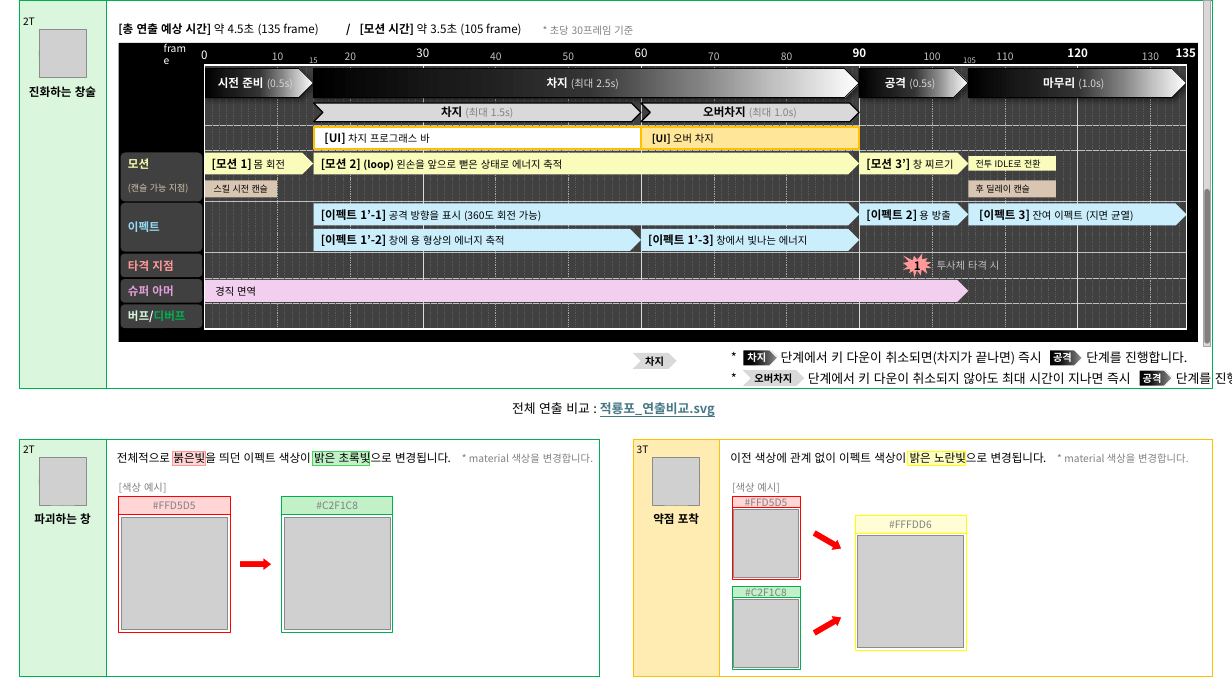
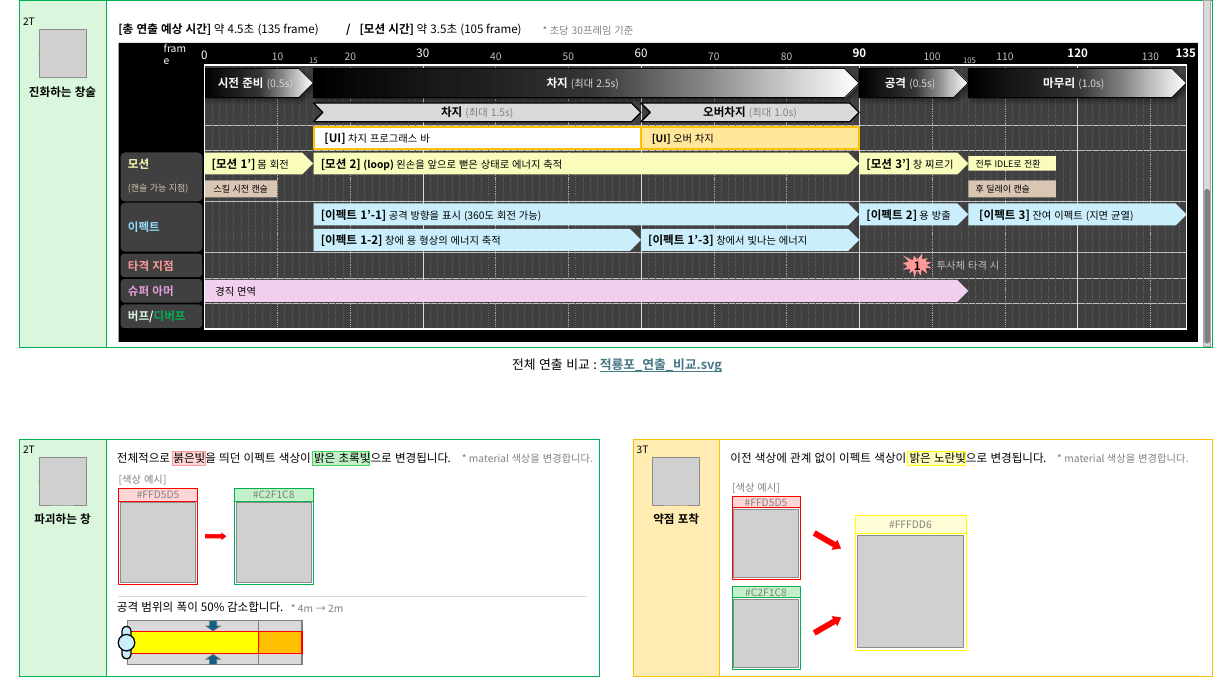
Before and after one commit to hjs0913/GameDesign, a slide deck: slide 8 of 로스트아크/창술사 역기획/스킬/[집중 스킬] 적룡포.pptx. Drawn at 1232x693 pixels with LibreOffice and Linux fonts; fonts in the diff are those of the drawing; grey boxes stand for pictures. Boxes give left, top, right and bottom in pixels: in the first picture for what was removed or moved away, otherwise in the second. Text is boxed around its words. In the diff, an @@ line names an element or a change of style, - is before the commit and + after.

```diff
--- a/로스트아크/창술사 역기획/스킬/[집중 스킬] 적룡포.pptx
+++ b/로스트아크/창술사 역기획/스킬/[집중 스킬] 적룡포.pptx
@@ rectangle: place and size @@
-rectangle at box(19, 0, 106, 389)
+rectangle at box(19, 0, 106, 348)
@@ rectangle: place and size @@
-rectangle at box(106, 0, 1214, 389)
+rectangle at box(106, 0, 1214, 348)
@@ text in pentagon arrow at box(212, 158, 289, 170): text changed @@
-[모션 1] 몸 회전
+[모션 1’] 몸 회전
@@ text in pentagon arrow at box(321, 234, 501, 246): text changed @@
-[이펙트 1’-2] 창에 용 형상의 에너지 축적
+[이펙트 1-2] 창에 용 형상의 에너지 축적
@@ text at box(512, 358, 722, 372): text changed @@
-전체 연출 비교 : 적룡포_연출비교.svg
+전체 연출 비교 : 적룡포_연출_비교.svg
@@ chevron removed at box(633, 353, 677, 369) @@
-차지
@@ text removed at box(727, 350, 737, 366) @@
-*
@@ pentagon arrow removed at box(743, 350, 778, 366) @@
-차지
@@ text removed at box(781, 351, 1042, 365) @@
-단계에서 키 다운이 취소되면(차지가 끝나면) 즉시
@@ pentagon arrow removed at box(1050, 350, 1083, 366) @@
-공격
@@ text removed at box(1086, 351, 1187, 363) @@
-단계를 진행합니다.
@@ group removed at box(727, 370, 1232, 386): 3 texts, 1 pentagon arrow, 1 chevron @@
-단계에서 키 다운이 취소되지 않아도 최대 시간이 지나면 즉시
-공격
-단계를 진행합니다.
-*
-오버차지
@@ text "[색상 예시]": place and size @@
-text "[색상 예시]" at box(119, 483, 167, 493)
+text "[색상 예시]" at box(119, 475, 167, 485)
@@ rectangle "#FFD5D5": place and size @@
-rectangle "#FFD5D5" at box(118, 496, 229, 514)
+rectangle "#FFD5D5" at box(118, 488, 197, 501)
@@ rectangle: place and size @@
-rectangle at box(118, 515, 229, 632)
+rectangle at box(118, 501, 197, 584)
@@ picture: place and size @@
-picture at box(121, 518, 227, 629)
+picture at box(120, 503, 196, 582)
@@ rectangle "#C2F1C8": place and size @@
-rectangle "#C2F1C8" at box(282, 496, 393, 514)
+rectangle "#C2F1C8" at box(235, 488, 313, 501)
@@ rectangle: place and size @@
-rectangle at box(282, 515, 393, 632)
+rectangle at box(235, 501, 313, 584)
@@ picture: place and size @@
-picture at box(285, 518, 391, 629)
+picture at box(237, 503, 312, 582)
@@ right arrow: place and size @@
-right arrow at box(239, 557, 272, 571)
+right arrow at box(204, 531, 227, 542)
@@ line added from (588, 596) to (118, 596), #D9D9D9 0.25 pt @@
@@ text added at box(117, 601, 283, 612), 9 pt, text #000000 @@
+공격 범위의 폭이 50% 감소합니다.
@@ text added at box(298, 604, 343, 612), 8 pt, text #808080 @@
+* 4m → 2m
@@ group added at box(118, 621, 302, 665): 4 rectangles, 2 down arrows, 1 rounded rectangle, 1 ellipse @@
```
Also in this commit, not shown: 6 other slides changed, 4 other files.
